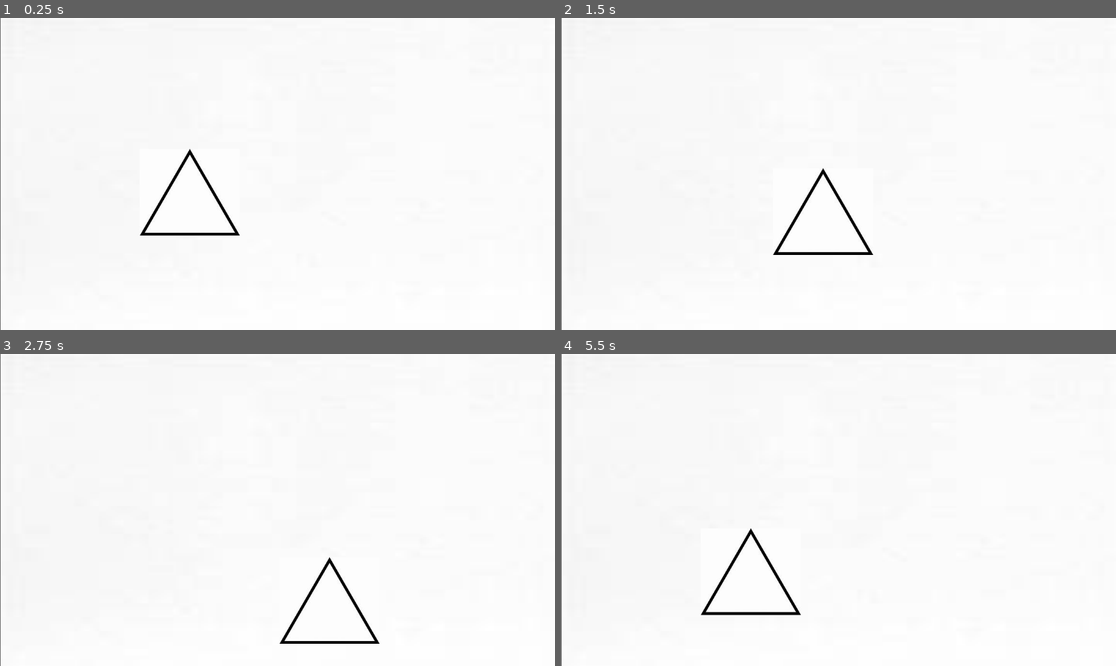
Above: before the commit, frames 1-4 (two rows, left to right).
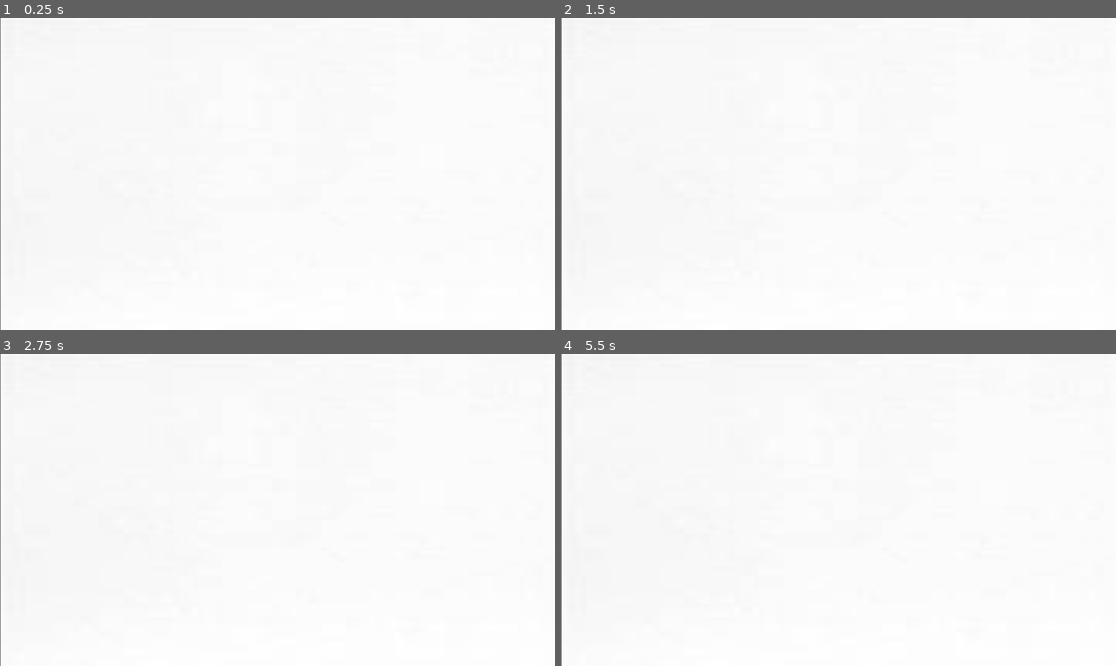
Above: after the commit, the same moments.

Repository: RedRex100/Armas_godot
Game: Godot game, scene res://Cenas/Fase_1.tscn
Two runs of this game, one before a commit and one after it. Both use one fixed random seed, a clock stepped at 60 frames per second and the inputs below.
Inputs:
- Up to frame 1 (0.25 s): no input
- Up to frame 2 (1.5 s): tap Enter at 0.5 s; hold D (ui_right) 0.53-1.28 s; hold S (ui_down) from 1.28 s (still down)
- Up to frame 3 (2.75 s): release S (ui_down) at 2.03 s; hold D (ui_right) from 2.03 s (still down)
- Up to frame 4 (5.5 s): release D (ui_right) at 2.78 s; hold W (ui_up) 2.78-3.53 s; hold A (ui_left) 3.53-5.03 s; hold S (ui_down) from 5.03 s (still down)

The runs differ from the first frame. In frame 1, 0.5% of the frame differs, in the area x 25-44%, y 41-70%; in frame 2, 0.6%; in frame 3, 0.5%; in frame 4, 0.6%, in the area x 25-44%, y 55-84%.

Commit message:
commit 1

Diff:
--- a/jogo-de-armas/Cenas/Fase_1.tscn
+++ b/jogo-de-armas/Cenas/Fase_1.tscn
@@ -1,8 +1,6 @@
-[gd_scene load_steps=4 format=3 uid="uid://71tj4cnpq0ht"]
+[gd_scene load_steps=2 format=3 uid="uid://71tj4cnpq0ht"]
 
 [ext_resource type="Texture2D" uid="uid://dq4kvk1lugah6" path="res://PNGs/fundo.jpeg" id="1_tyouw"]
-[ext_resource type="Texture2D" uid="uid://cyhr27s8femb3" path="res://PNGs/OIP.jpeg" id="2_3ecmb"]
-[ext_resource type="Script" uid="uid://3i272eq2qure" path="res://Cenas/character_body_2d.gd" id="2_np8ys"]
 
 [node name="Fase1" type="Node2D"]
 
@@ -10,15 +8,3 @@
 position = Vector2(577, 323)
 scale = Vector2(6.3999996, 3.6111114)
 texture = ExtResource("1_tyouw")
-
-[node name="CharacterBody2D" type="CharacterBody2D" parent="."]
-position = Vector2(399, 366)
-script = ExtResource("2_np8ys")
-
-[node name="Oip" type="Sprite2D" parent="CharacterBody2D"]
-position = Vector2(-5, -4)
-texture = ExtResource("2_3ecmb")
-
-[node name="CollisionPolygon2D" type="CollisionPolygon2D" parent="CharacterBody2D"]
-position = Vector2(0, 4)
-polygon = PackedVector2Array(-104, 76, -4, -88, 95, 78)
--- /dev/null
+++ b/jogo-de-armas/Cenas/Personagem.tscn
@@ -0,0 +1,22 @@
+[gd_scene load_steps=5 format=3 uid="uid://r0jfd7n8hyij"]
+
+[ext_resource type="Script" uid="uid://bu1jm4s6ofyby" path="res://Scripts/Personagem.gd" id="1_yjd05"]
+[ext_resource type="Shader" uid="uid://woj6cx1jambu" path="res://Scripts/Shaders/Personagem.gdshader" id="2_pjadq"]
+[ext_resource type="Texture2D" uid="uid://cyhr27s8femb3" path="res://PNGs/OIP.jpeg" id="3_wxlit"]
+
+[sub_resource type="ShaderMaterial" id="ShaderMaterial_nc1tq"]
+shader = ExtResource("2_pjadq")
+
+[node name="Personagem" type="Node2D"]
+
+[node name="CharacterBody2D" type="CharacterBody2D" parent="."]
+script = ExtResource("1_yjd05")
+
+[node name="Triângulo" type="Sprite2D" parent="CharacterBody2D"]
+material = SubResource("ShaderMaterial_nc1tq")
+position = Vector2(390, 336)
+texture = ExtResource("3_wxlit")
+
+[node name="CollisionPolygon2D" type="CollisionPolygon2D" parent="CharacterBody2D"]
+position = Vector2(1, 4)
+polygon = PackedVector2Array(290, 419, 392, 248, 491, 422)
--- a/jogo-de-armas/Cenas/character_body_2d.gd
+++ b/jogo-de-armas/Scripts/Personagem.gd
@@ -1,13 +1,15 @@
 extends CharacterBody2D
-
 
 var speed := 200  # velocidade do personagem
 
 func _physics_process(delta):
 	var input_vector = Vector2.ZERO
+	var global = to_global(input_vector)
+	var accelerate
 
 	input_vector.x = Input.get_action_strength("ui_right") - Input.get_action_strength("ui_left")
-	input_vector.y = Input.get_action_strength("ui_down") - Input.get_action_strength("ui_up")
+	if global.y == 0:
+		accelerate = 0
 
 	input_vector = input_vector.normalized()
 
--- /dev/null
+++ b/jogo-de-armas/Scripts/Shaders/Personagem.gdshader
@@ -0,0 +1,10 @@
+shader_type canvas_item;
+
+void fragment() {
+	vec4 c = texture(TEXTURE,UV);
+
+	if (c.r > 0.5 && c.g > 0.0){
+		c.a = 0.0;
+	}
+	COLOR = c;
+}
Not shown, removed: jogo-de-armas/Cenas/character_body_2d.gd.uid
Not shown, added: jogo-de-armas/Scripts/Personagem.gd.uid
Not shown, added: jogo-de-armas/Scripts/Shaders/Personagem.gdshader.uid
